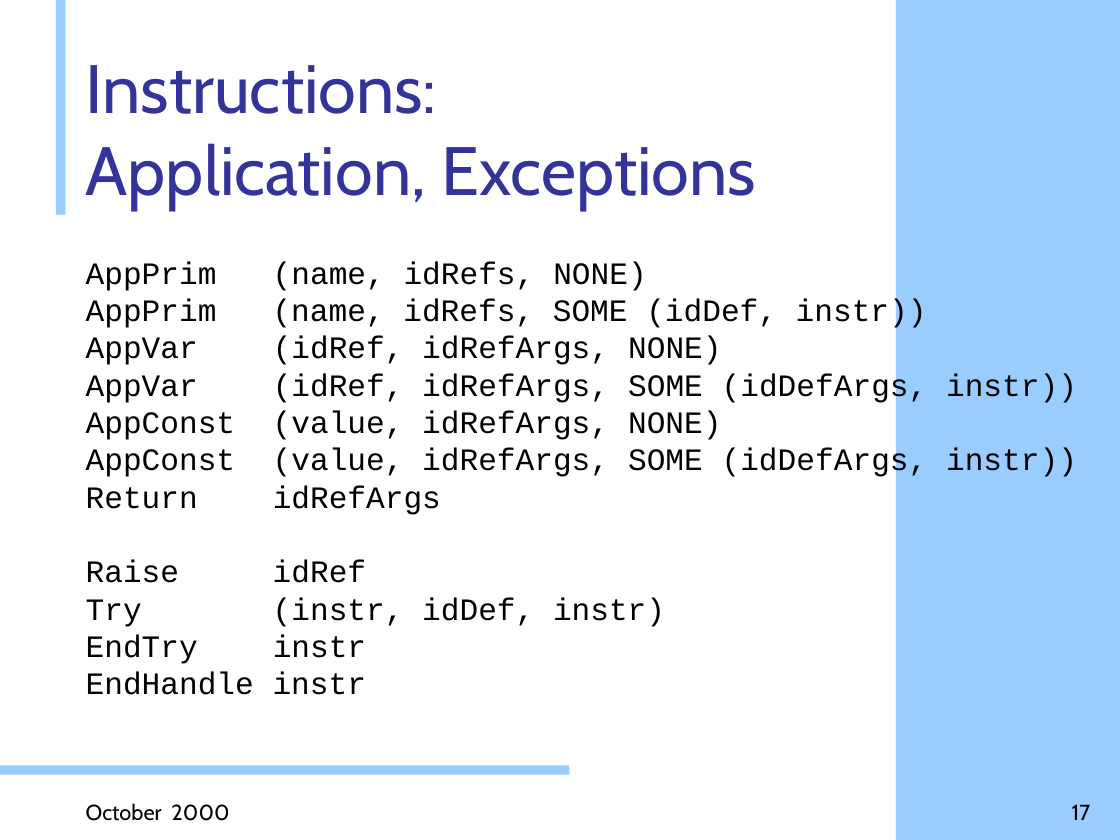
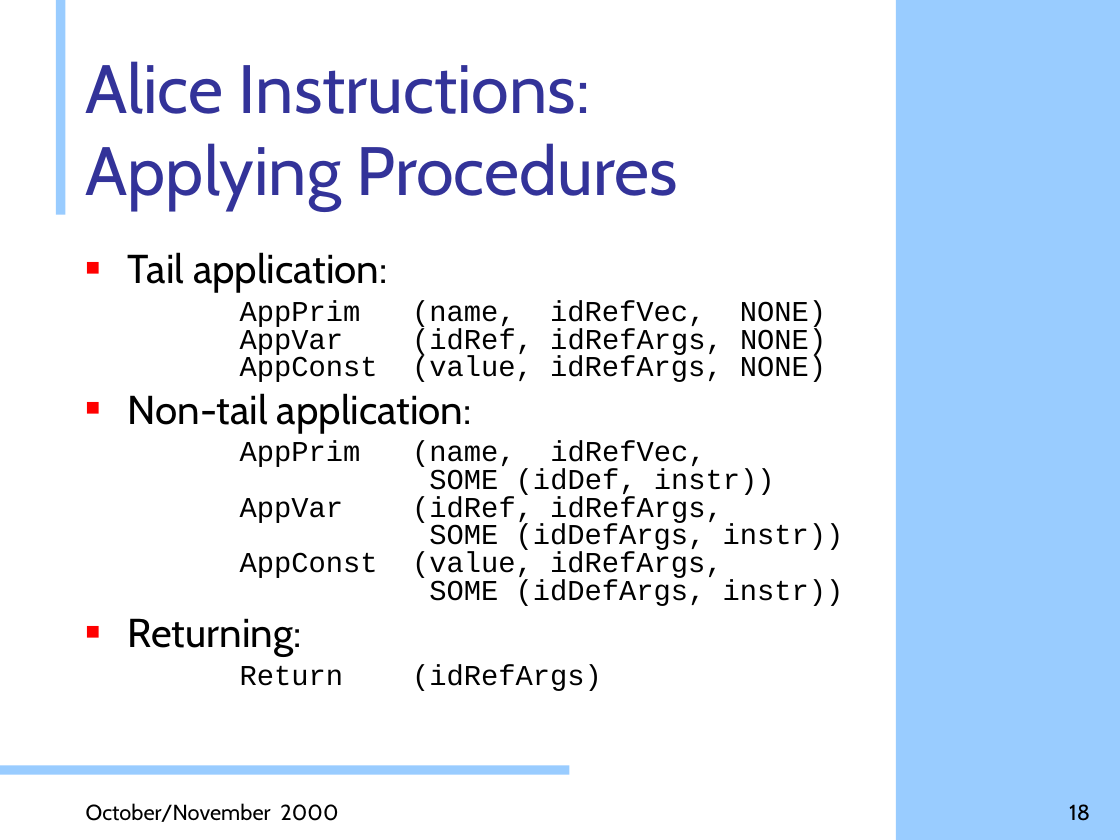
Before and after one commit to doublec/aliceml-abandoned, a slide deck: slide 18 of doc/presentations/Stockwerk Design.ppt (slide 17 before the commit). Drawn at 1120x840 pixels with LibreOffice and Linux fonts; fonts in the diff are those of the drawing; background and template pictures are left out. Boxes give left, top, right and bottom in pixels: in the first picture for what was removed or moved away, otherwise in the second. Text is boxed around its words. In the diff, an @@ line names an element or a change of style, - is before the commit and + after.

```diff
--- a/doc/presentations/Stockwerk Design.ppt
+++ b/doc/presentations/Stockwerk Design.ppt
@@ title at (86, 61, 677, 210): text changed @@
-Instructions:
-Application, Exceptions
+Alice Instructions:
+Applying Procedures
@@ text at (128, 252, 844, 691): text changed; size 20 to 18.5 pt @@
-AppPrim (name, idRefs, NONE)
-AppPrim (name, idRefs, SOME (idDef, instr))
-AppVar (idRef, idRefArgs, NONE)
-AppVar (idRef, idRefArgs, SOME (idDefArgs, instr)) AppConst (value, idRefArgs, NONE)
-AppConst (value, idRefArgs, SOME (idDefArgs, instr)) Return idRefArgs
-Raise idRef
-Try (instr, idDef, instr)
-EndTry instr
-EndHandle instr
+■ Tail application:
+AppPrim (name, idRefVec, NONE)
+AppVar (idRef, idRefArgs, NONE)
+AppConst (value, idRefArgs, NONE)
+■ Non-tail application:
+AppPrim (name, idRefVec,
+SOME (idDef, instr))
+AppVar (idRef, idRefArgs,
+SOME (idDefArgs, instr))
+AppConst (value, idRefArgs,
+SOME (idDefArgs, instr))
+■ Returning:
+Return (idRefArgs)
@@ text at (86, 803, 338, 822): text changed @@
-October 2000
+October/November 2000
@@ page number at (1069, 804, 1090, 821): text changed @@
-17
+18
```
Also in this commit, not shown: 17 other slides changed, 2 slides added.
